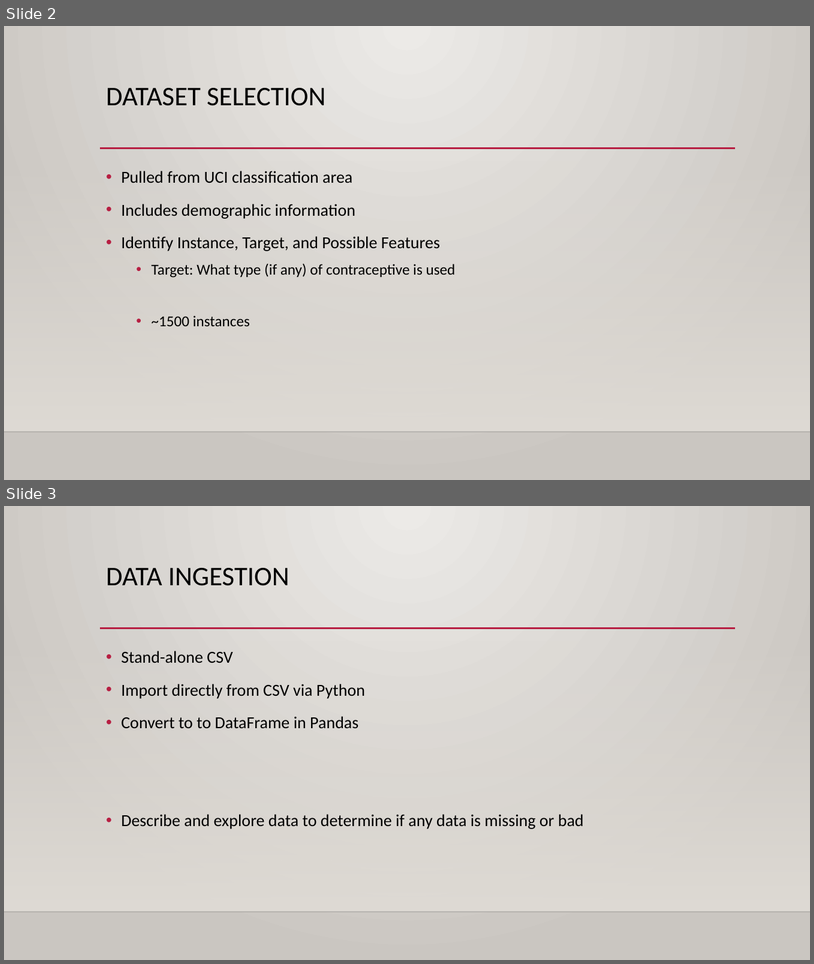
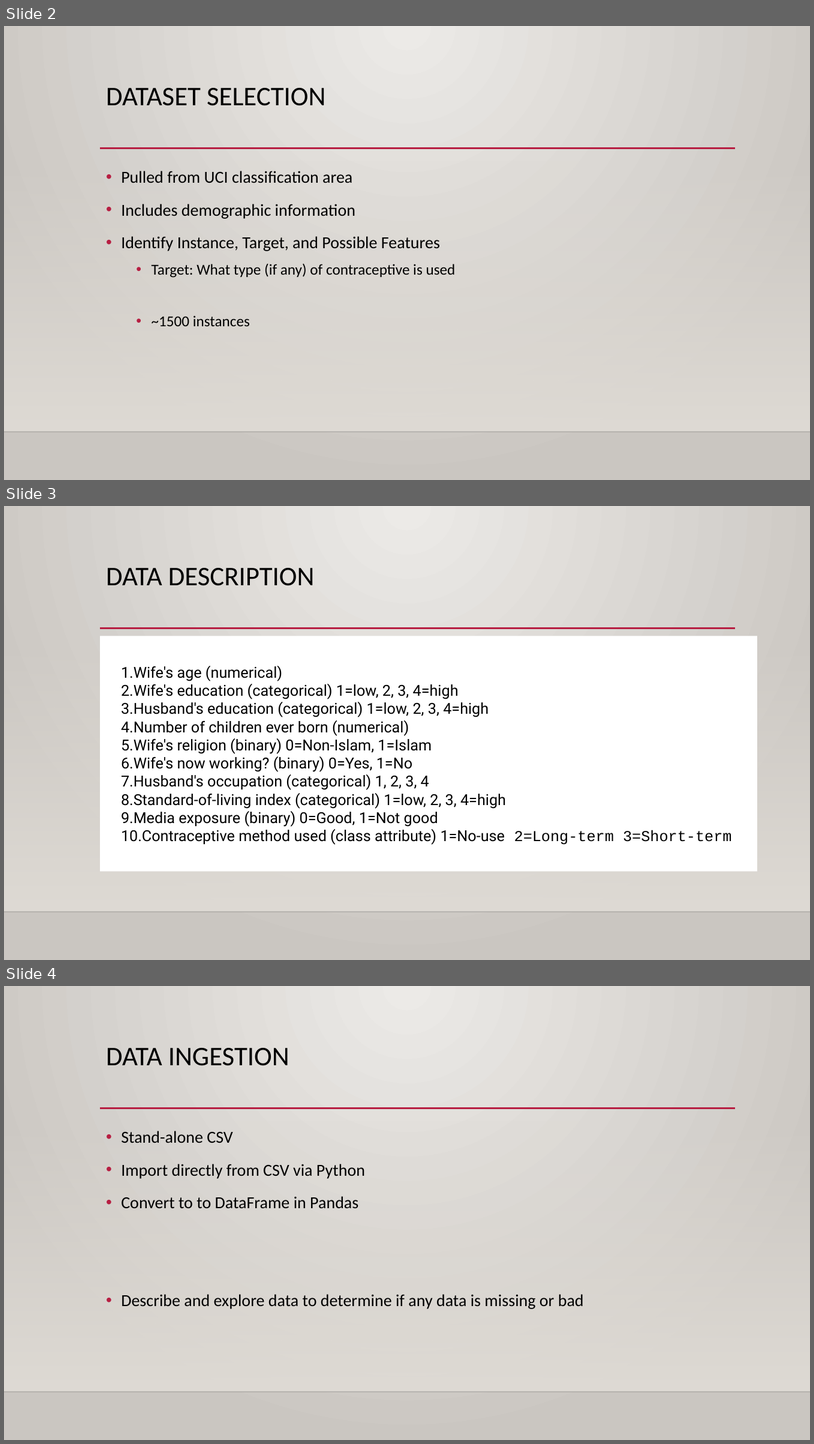
Before and after one commit to georgetown-analytics/XBUS-507-01.Applied_Data_Science, a slide deck: ADS-Spring2018/UCI Data set_ XBUS-507.pptx. Shown one above the other, each under a label of ours: slides 2 and 3 before the commit, slides 2, 3 and 4 after it. The pictures are 814x964 and 814x1444 pixels, drawn with LibreOffice and Linux fonts; fonts in the diff are those of the drawing; background and template pictures are left out. Boxes give left, top, right and bottom in pixels: in the first picture for what was removed or moved away, otherwise in the second. Text is boxed around its words. In the diff, an @@ line names an element or a change of style, - is before the commit and + after.

Commit message:
new version

```diff
--- a/ADS-Spring2018/UCI Data set_ XBUS-507.pptx
+++ b/ADS-Spring2018/UCI Data set_ XBUS-507.pptx
@@ slide 3 added at (x1=4, y1=506, x2=810, y2=960), background gradient #ECEAE7 to #CAC7C1; not listed: 3 template elements that a slide beside it also shows @@
@@ title added at (x1=106, y1=568, x2=315, y2=586), 32 pt, text #000000 @@
+DATA DESCRIPTION
@@ text added at (x1=100, y1=633, x2=758, y2=874), fill #FFFFFF, 18 pt, text #000000 @@
+1. Wife's age (numerical)
+2. Wife's education (categorical) 1=low, 2, 3, 4=high
+3. Husband's education (categorical) 1=low, 2, 3, 4=high
+4. Number of children ever born (numerical)
+5. Wife's religion (binary) 0=Non-Islam, 1=Islam
+6. Wife's now working? (binary) 0=Yes, 1=No
+7. Husband's occupation (categorical) 1, 2, 3, 4
+8. Standard-of-living index (categorical) 1=low, 2, 3, 4=high
+9. Media exposure (binary) 0=Good, 1=Not good
+10. Contraceptive method used (class attribute) 1=No-use 2=Long-term 3=Short-term
@@ what was slide 3 is now slide 4 @@
```
Also in this commit, not shown: 2 other slides added.
